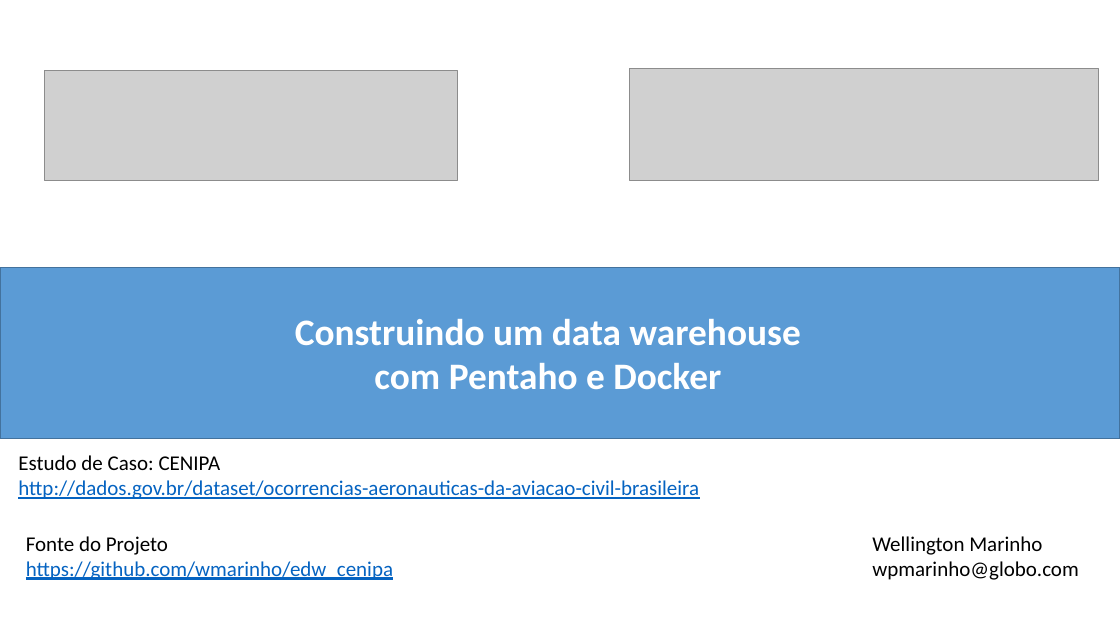
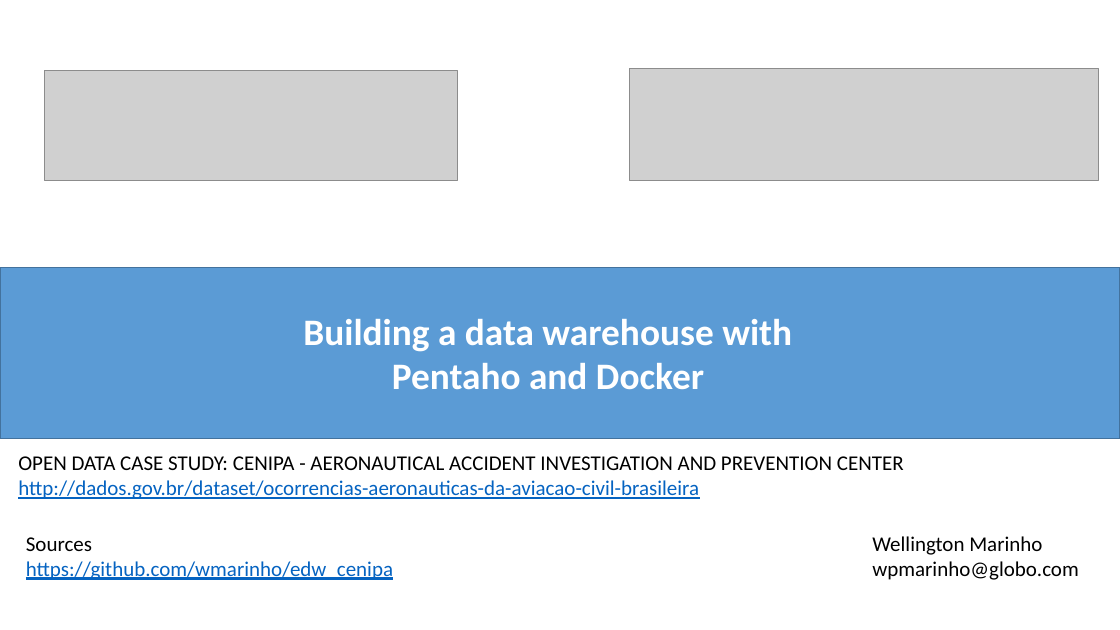
Before and after one commit to wmarinho/edw_cenipa, a slide deck: slide 1 of docs/projeto-docker-pentaho-cenipa.pptx. Drawn at 1120x630 pixels with LibreOffice and Linux fonts; fonts in the diff are those of the drawing; grey boxes stand for pictures. Boxes give left, top, right and bottom in pixels: in the first picture for what was removed or moved away, otherwise in the second. Text is boxed around its words. In the diff, an @@ line names an element or a change of style, - is before the commit and + after.

```diff
--- a/docs/projeto-docker-pentaho-cenipa.pptx
+++ b/docs/projeto-docker-pentaho-cenipa.pptx
@@ text at (303,319,792,389): text changed @@
-Construindo um data warehouse com Pentaho e Docker
+Building a data warehouse with Pentaho and Docker
@@ text at (18,456,904,470): text changed @@
-Estudo de Caso: CENIPA
+OPEN DATA CASE STUDY: CENIPA - AERONAUTICAL ACCIDENT INVESTIGATION AND PREVENTION CENTER
@@ text at (26,537,92,551): text changed @@
-Fonte do Projeto
+Sources
```
Also in this commit, not shown: 13 other slides changed, 3 other files.
